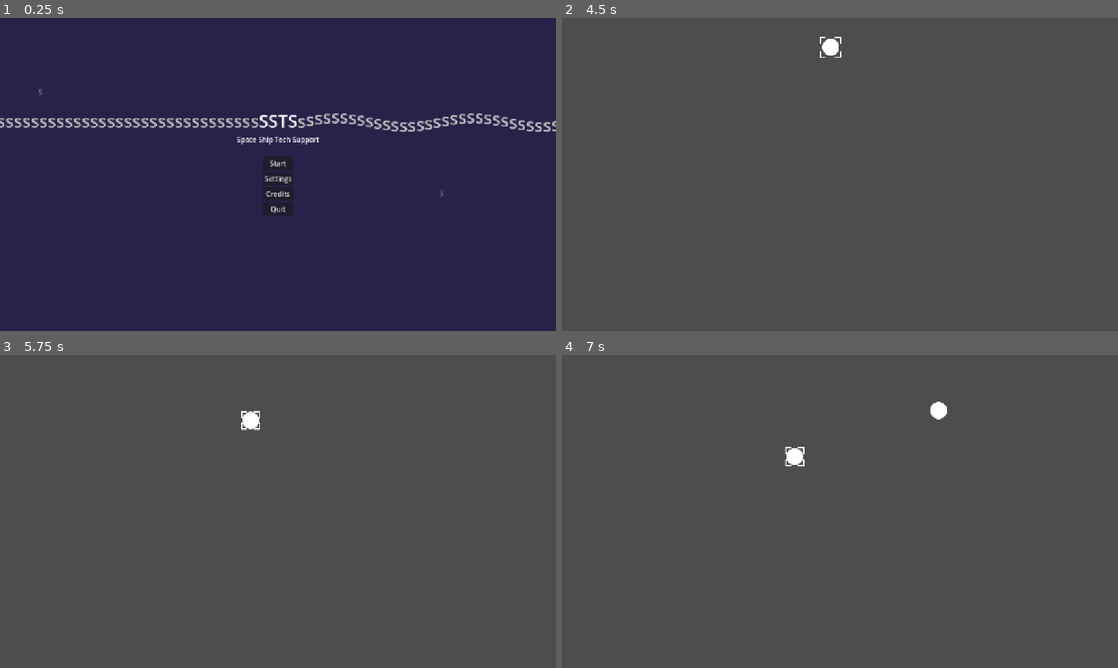
Above: before the commit, frames 1-4 (two rows, left to right).
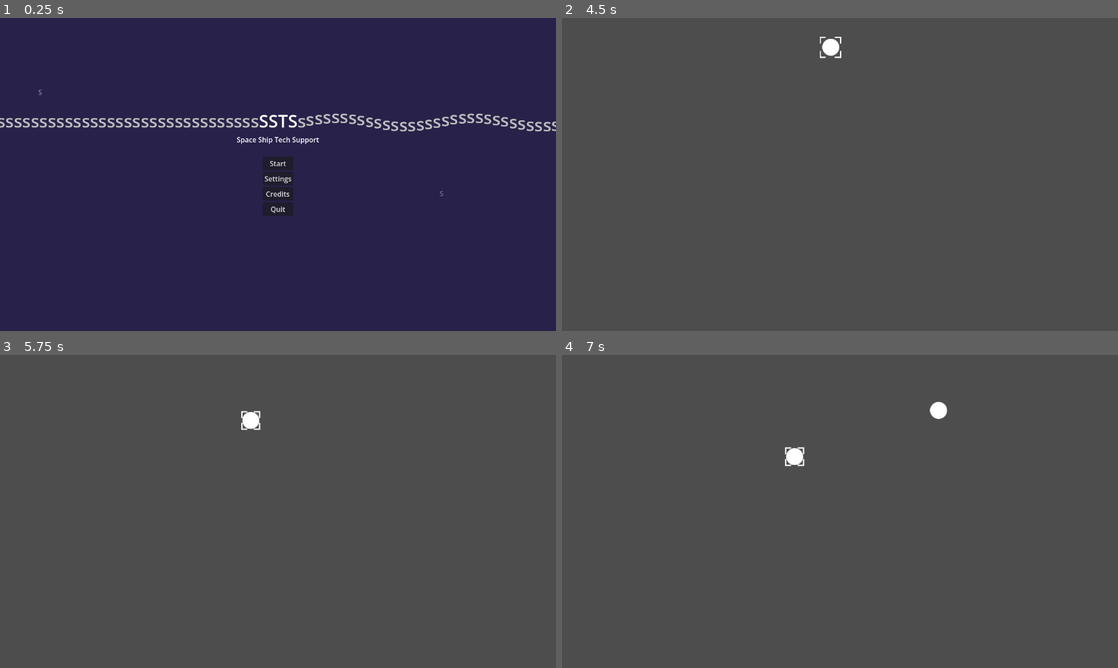
Above: after the commit, the same moments.

Repository: MisterIXI/godot-wildjam-98
Game: Godot game, scene res://scenes/menu/main_menu.tscn
The game is run twice, just before and just after one commit, with the same random seed, the same clock (stepped at 60 frames per second) and the same inputs. Sound files missing from this copy of the repository are replaced by a short silence.
Inputs (mouse positions are in pixels of both pictures, inside the frame that each line leads up to):
- Up to frame 1 (0.25 s): no input
- Up to frame 2 (4.5 s): click "Start" at 0.5 s; tap Enter at 1.25, 2.75 s; move the mouse to (962, 158) at 1.27 s; press the mouse at (962, 158) at 1.28 s; release the mouse at (962, 158) at 2 s; tap Space at 2, 3.5 s; drag from (728, 190) to (840, 174) at 2.02 s; move the mouse to (895, 105) at 2.77 s; press the mouse at (895, 105) at 2.78 s; release the mouse at (895, 105) at 3.5 s; drag from (812, 237) to (673, 127) at 3.52 s; drag from (834, 39) to (840, 174) at 4.27 s
- Up to frame 3 (5.75 s): drag from (111, 464) to (194, 433) at 5.02 s
- Up to frame 4 (7 s): move the mouse to (867, 511) at 5.77 s; press the mouse at (867, 511) at 5.78 s; release the mouse at (867, 511) at 6.5 s; drag from (756, 433) to (728, 527) at 6.52 s

The runs differ from the first frame. In frame 1, 1.5% of the frame differs, in the area x 0-100%, y 22-63%; in frame 2, less than 0.1%; in frame 3, less than 0.1%; in frame 4, less than 0.1%.

Commit message:
scaling changed to viewport

Diff:
--- a/space-ship-support/project.godot
+++ b/space-ship-support/project.godot
@@ -25,8 +25,7 @@
 
 window/size/viewport_width=1280
 window/size/viewport_height=720
-window/stretch/mode="canvas_items"
-window/stretch/aspect="expand"
+window/stretch/mode="viewport"
 
 [file_customization]
 
